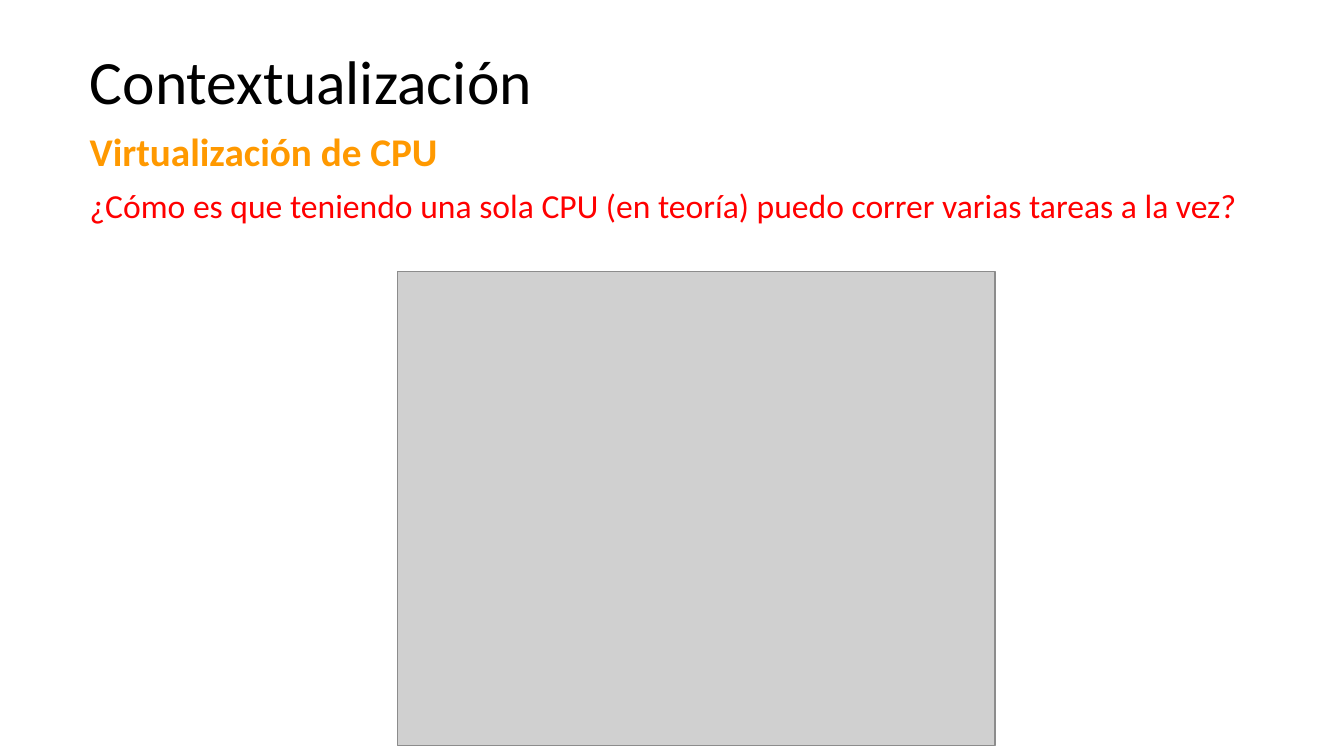
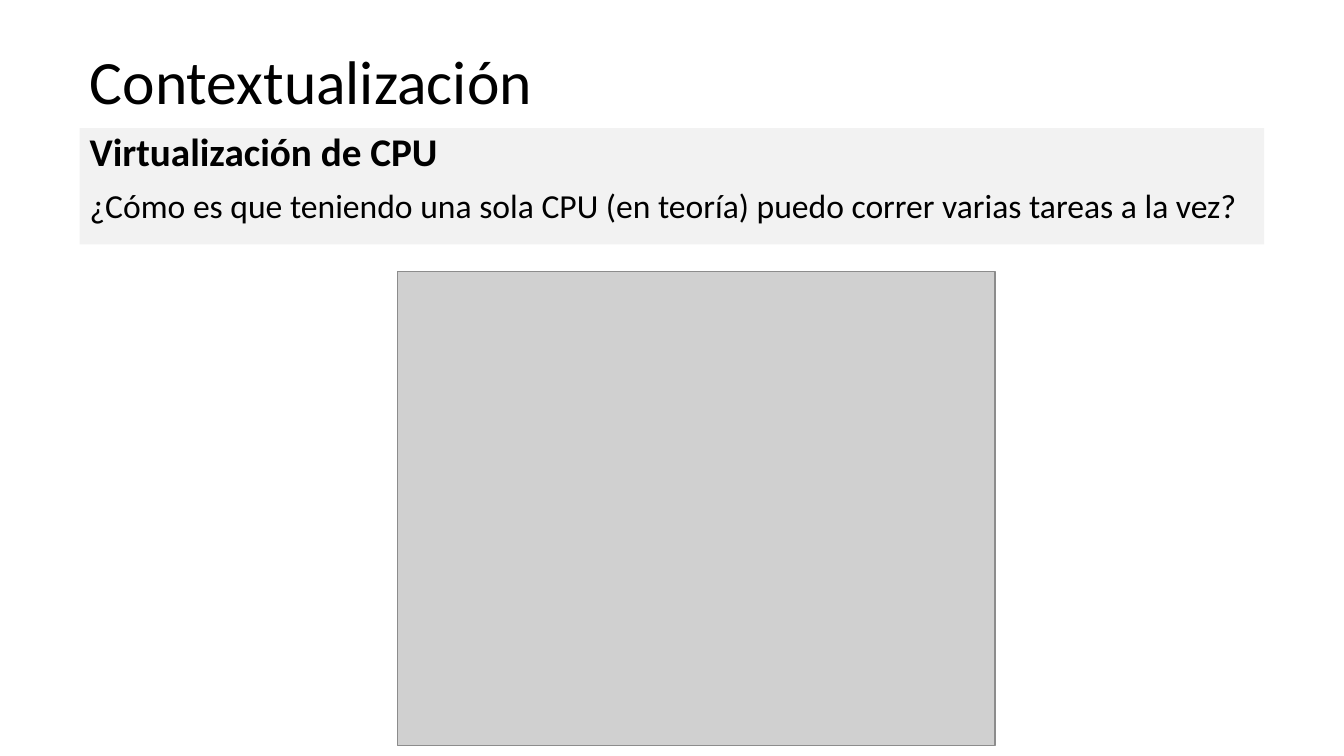
Before and after one commit to udea-so/apuntes_2026-2_SO-virtual, a slide deck: slide 6 of clase_03/SO_apuntes_clase3.pptx. Drawn at 1344x756 pixels with LibreOffice and Linux fonts; fonts in the diff are those of the drawing; grey boxes stand for pictures. Boxes give left, top, right and bottom in pixels: in the first picture for what was removed or moved away, otherwise in the second. Text is boxed around its words. In the diff, an @@ line names an element or a change of style, - is before the commit and + after.

```diff
--- a/clase_03/SO_apuntes_clase3.pptx
+++ b/clase_03/SO_apuntes_clase3.pptx
@@ rectangle "Virtualización de CPU" resized from (x1=90, y1=138, x2=1236, y2=224) to (x1=80, y1=128, x2=1264, y2=244) @@
@@ rectangle "Virtualización de CPU" at (x1=80, y1=128, x2=1264, y2=244): text colour #FF9900 to #000000 in "Virtualización de CPU"; text colour #FF0000 to #000000 in "¿Cómo es que teniendo una sola CPU ..."; fill none to #F2F2F2 @@
```
Also in this commit, not shown: 8 other slides changed, 11 other files.
